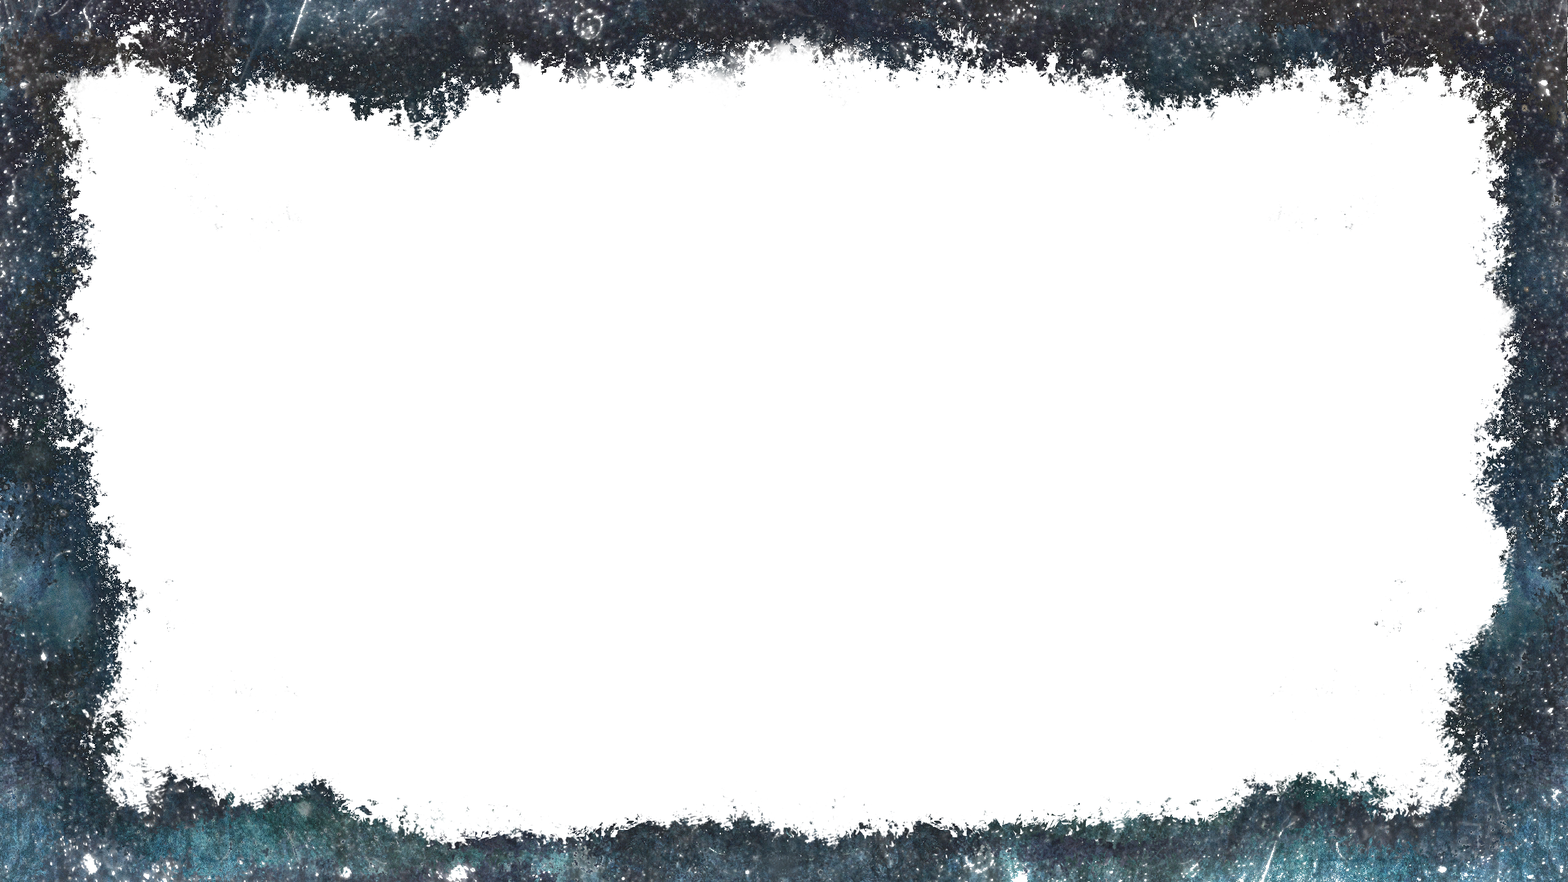
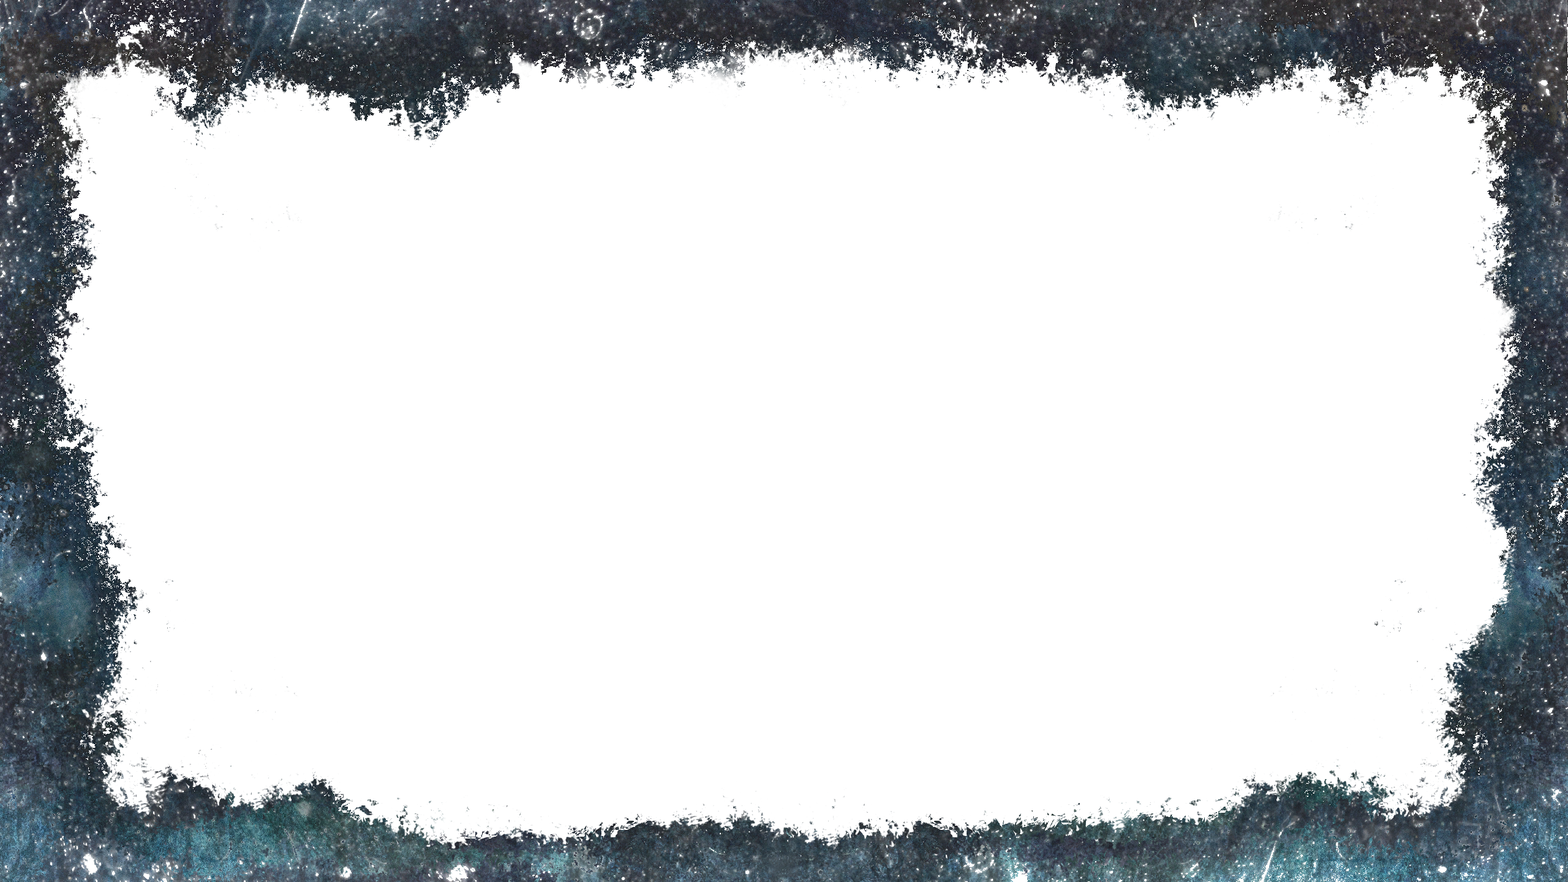
The second 1568x882 image is a revision of the first. Changes to its layers:
painted on "cold_overlay.dds" over (748, 0, 824, 85)